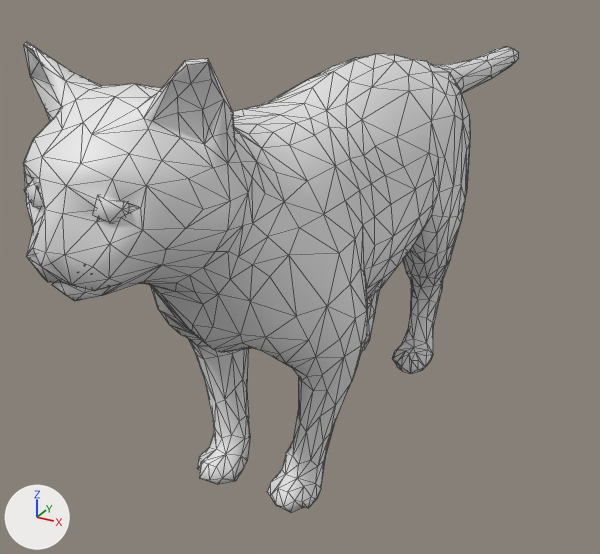
Renders of the glTF model src/Cat/catanimated.glb from each side of a commit.
One viewpoint serves both versions: a 50 mm lens placed at (2.7, -5.26, 3.88), pointed at (-0.43, 0.43, 1.03). Arrows for +X, +Y and +Z are at lower left; the lights stay in place. Mesh edges are drawn as thin lines.

The first picture shows 'grp1'.
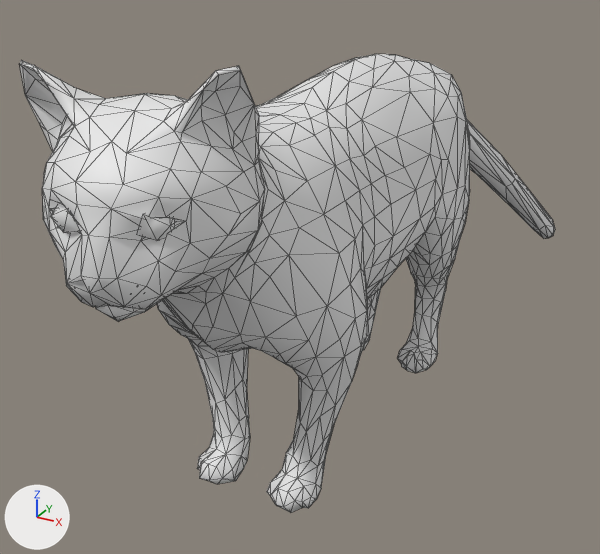
The newer file adds an action. The first version stands in its rest pose; the second is drawn at frame 53 of the action 'a_idle'.

Where the change shows, as pixel boxes (x1, y1, x2, y2) in the pictures (600 x 554 px):
'grp1', posed (8% wider): before (24, 41, 519, 513); after (19, 54, 555, 513)
bone 'tail.001', root to tip: before (405, 89) to (409, 89); after (405, 89) to (409, 94)
bone 'tail.002', root to tip: before (442, 90) to (446, 89); after (446, 134) to (451, 139)
bone 'tail.003', root to tip: before (477, 77) to (480, 75); after (496, 181) to (501, 186)
bone 'pelvis.L', root to tip: before (405, 89) to (407, 88); after (406, 90) to (409, 89)
bone 'thigh.L', root to tip: before (422, 105) to (421, 115); after (424, 106) to (423, 116)
bone 'foot.L', root to tip: before (428, 245) to (427, 255); after (432, 245) to (431, 254)
bone 'pelvis.R', root to tip: before (405, 89) to (400, 87); after (405, 88) to (401, 86)
bone 'thigh.R', root to tip: before (355, 98) to (355, 107); after (356, 97) to (355, 106)

Patch to the scene script:
```diff
--- a/src/Cat/catanimated.glb.py
+++ b/src/Cat/catanimated.glb.py
@@ bone_tail_001 @@
 bone_tail_001 = bpy.data.objects['metarig'].pose.bones['tail.001']  # child of 'spine'
-bone_tail_001.rotation_quaternion = (1.0, 0.0, 0.0, 0.0)  # degrees (0, 0, 0)
+bone_tail_001.rotation_quaternion = (0.972, -0.197, 0.101, -0.082)  # degrees (-24, 9, -12)
@@ bone_tail_002 @@
 bone_tail_002 = bpy.data.objects['metarig'].pose.bones['tail.002']  # child of 'tail.001'
-bone_tail_002.rotation_quaternion = (1.0, 0.0, 0.0, 0.0)  # degrees (0, 0, 0)
+bone_tail_002.rotation_quaternion = (0.981, -0.071, 0.144, -0.109)  # degrees (-10, 15, -14)
@@ bone_tail_003 @@
 bone_tail_003 = bpy.data.objects['metarig'].pose.bones['tail.003']  # child of 'tail.002'
-bone_tail_003.rotation_quaternion = (1.0, 0.0, 0.0, 0.0)  # degrees (0, 0, 0)
+bone_tail_003.rotation_quaternion = (0.98, -0.05, 0.184, -0.051)  # degrees (-7, 21, -7)
@@ bone_spine_004 @@
 bone_spine_004 = bpy.data.objects['metarig'].pose.bones['spine.004']  # child of 'spine.003'
-bone_spine_004.rotation_quaternion = (1.0, 0.0, 0.0, 0.0)  # degrees (0, 0, 0)
+bone_spine_004.rotation_quaternion = (0.992, 0.037, 0.032, -0.112)  # degrees (4, 4, -13)
@@ bone_pelvis_l @@
 bone_pelvis_l = bpy.data.objects['metarig'].pose.bones['pelvis.L']  # child of 'spine'
-bone_pelvis_l.location = (0.0, 0.0, 0.0)
+bone_pelvis_l.location = (-0.001, 0.005, 0.002)
@@ bone_thigh_l @@
 bone_thigh_l = bpy.data.objects['metarig'].pose.bones['thigh.L']  # child of 'pelvis.L'
-bone_thigh_l.rotation_quaternion = (1.0, 0.0, 0.0, 0.0)  # degrees (0, 0, 0)
+bone_thigh_l.rotation_quaternion = (1.0, -0.017, -0.007, 0.004)  # degrees (-2, -1, 0)
@@ bone_foot_l @@
 bone_foot_l = bpy.data.objects['metarig'].pose.bones['foot.L']  # child of 'shin.L'
-bone_foot_l.rotation_quaternion = (1.0, 0.0, 0.0, 0.0)  # degrees (0, 0, 0)
+bone_foot_l.rotation_quaternion = (1.0, 0.011, 0.004, -0.003)  # degrees (1, 0, 0)
@@ bone_pelvis_r @@
 bone_pelvis_r = bpy.data.objects['metarig'].pose.bones['pelvis.R']  # child of 'spine'
-bone_pelvis_r.location = (0.0, 0.0, 0.0)
-bone_pelvis_r.rotation_quaternion = (1.0, 0.0, 0.0, 0.0)  # degrees (0, 0, 0)
+bone_pelvis_r.location = (-0.003, -0.002, -0.001)
+bone_pelvis_r.rotation_quaternion = (1.0, 0.0, -0.005, 0.014)  # degrees (0, -1, 2)
@@ bone_thigh_r @@
 bone_thigh_r = bpy.data.objects['metarig'].pose.bones['thigh.R']  # child of 'pelvis.R'
-bone_thigh_r.rotation_quaternion = (1.0, 0.0, 0.0, 0.0)  # degrees (0, 0, 0)
+bone_thigh_r.rotation_quaternion = (1.0, 0.011, -0.001, 0.003)  # degrees (1, 0, 0)
```
